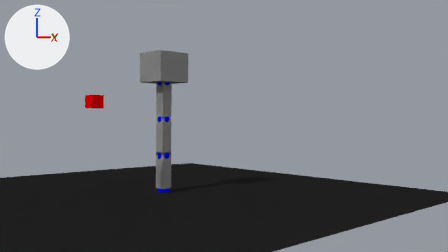
The Blender file blender/manipulator.blend, before and after one commit.
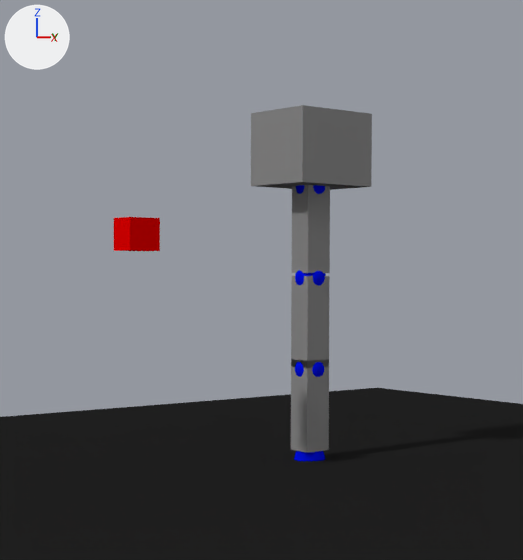
Old and new are each drawn from the file's camera 'Camera' and again close up on the part from 9% to 56% of the width and 3% to 92% of the height. Every picture has the same lights, and +X, +Y and +Z are marked at upper left.

Script lines for the objects in view, before the commit:
```python
me_cube_002 = bpy.data.meshes.new('Cube.002')
me_cube_002.from_pydata(...)  # a box spanning x -0.148..0.148, y -0.148..0.148, z 0.056..1.056
me_cube_002.materials.append(mat_material_003)  # grey #8b8b8b
me_cube_007 = bpy.data.meshes.new('Cube.007')
me_cube_007.from_pydata(...)  # a box spanning x -0.157..0.157, y -0.157..0.157, z -0.157..0.157
me_cube_007.materials.append(mat_material_001)  # red #e70000
me_sphere_007 = bpy.data.meshes.new('Sphere.007')
me_sphere_007.from_pydata(...)  # a UV sphere (32 segments, 16 rings, poles along z) spanning x -0.17..0.17, y -0.17..0.17, z -0.17..0.17
me_sphere_007.materials.append(mat_material)  # blue #0011e7
ob_arm_2 = bpy.data.objects.new('Arm_2', me_cube_002)
ob_arm_2.parent = ob_node_2
ob_arm_2.matrix_parent_inverse = Matrix(((1.0, 0.0, 0.0, 0.0), (0.0, 1.0, 0.0, 0.0), (0.0, 0.0, 1.0, -2.0), (0.0, 0.0, 0.0, 1.0)))
ob_arm_2.location = (0.0, 0.0, 2.0)
ob_node_4 = bpy.data.objects.new('Node_4', me_sphere_007)
ob_node_4.location = (0.0, 0.0, 3.6)
ob_targetpoint = bpy.data.objects.new('TargetPoint', me_cube_007)
ob_targetpoint.location = (0.28, -2.27, 2.41)
# also in view: 'Arm_3' at (0.0, 0.0, 3.41); 'Plane' at (0.0, 0.0, 0.0); 'Arm_1' at (0.0, 0.0, 1.52); 'Arm_0' at (0.0, 0.0, 0.6)
```
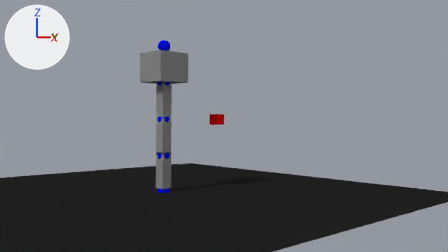
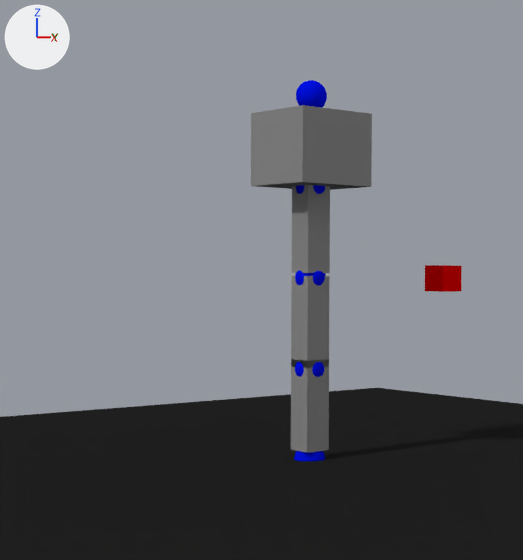
Edits to the bpy script that builds the scene:
```text
Change ob_targetpoint:
    ob_targetpoint.location: (0.28, -2.27, 2.41) -> (0.0, 2.0, 2.0)
Change ob_node_4:
    ob_node_4.location: (0.0, 0.0, 3.6) -> (0.0, 0.0, 4.0)
```

Changed parts and their boxes [x1, y1, x2, y2] in the close-ups (523 x 560 px):
'TargetPoint', moved
    before: [114, 217, 160, 251]
    after: [425, 265, 462, 292]
'Node_4', moved (not visible before)
    after: [296, 80, 327, 107]
